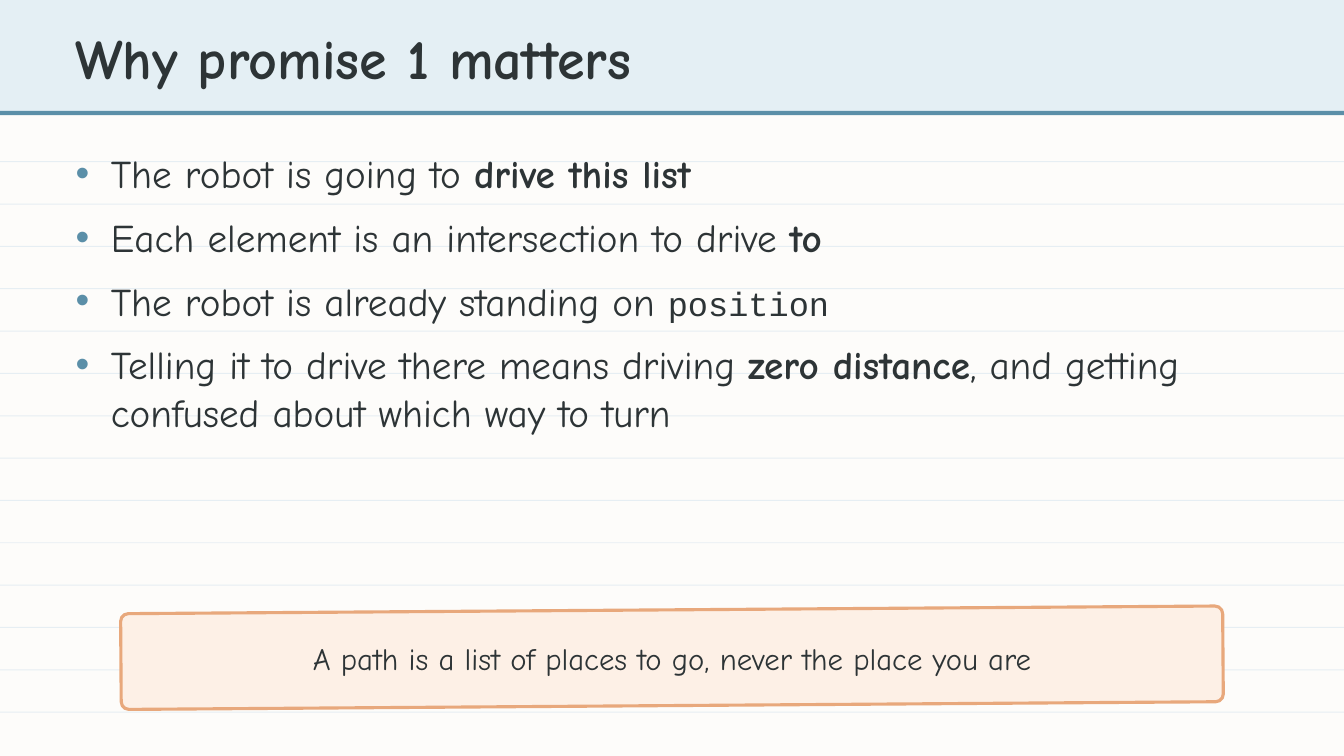
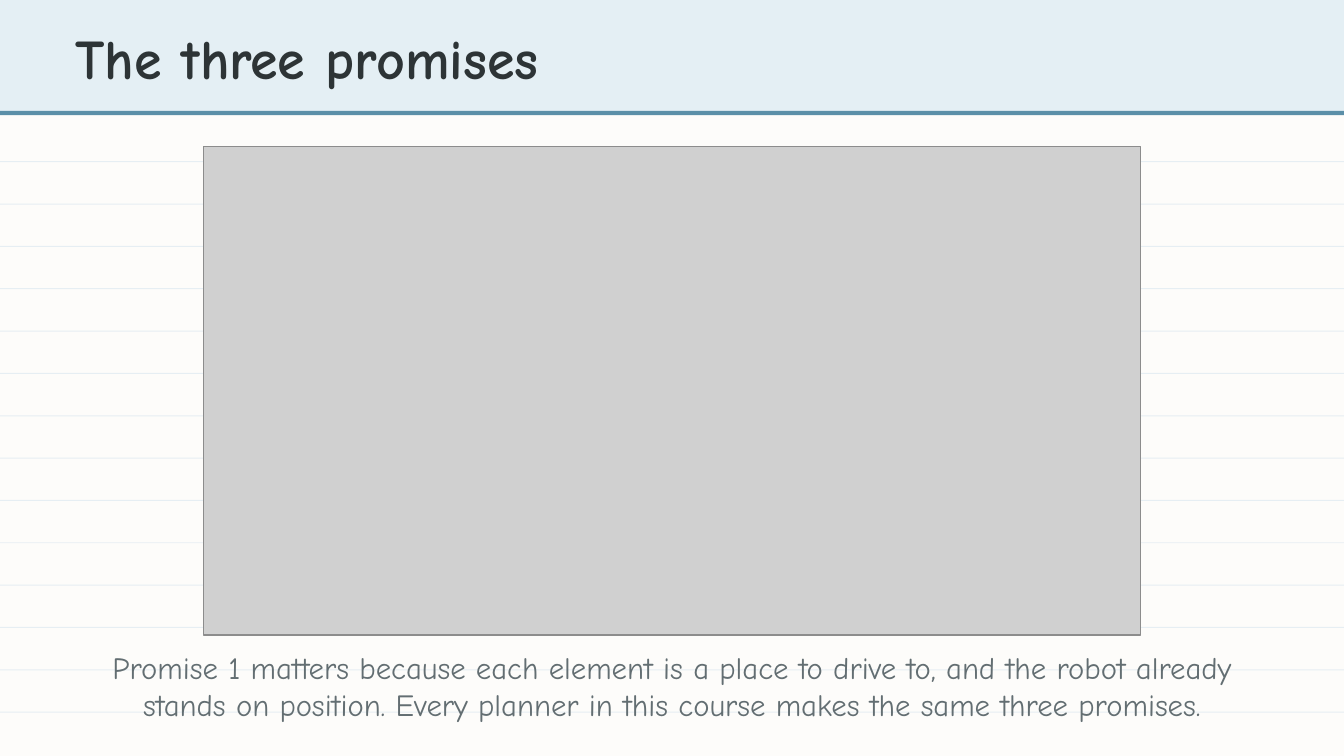
Before and after one commit to bradamiller/LearningPython, a slide deck: slide 8 of static/slides/module-04-manhattan/module-4-lesson-05-manhattan-function.pptx (slide 9 before the commit). Drawn at 1344x756 pixels with LibreOffice and Linux fonts; fonts in the diff are those of the drawing; grey boxes stand for pictures. Boxes give left, top, right and bottom in pixels: in the first picture for what was removed or moved away, otherwise in the second. Text is boxed around its words. In the diff, an @@ line names an element or a change of style, - is before the commit and + after.

```diff
--- a/static/slides/module-04-manhattan/module-4-lesson-05-manhattan-function.pptx
+++ b/static/slides/module-04-manhattan/module-4-lesson-05-manhattan-function.pptx
@@ text at (x1=76, y1=41, x2=538, y2=89): text changed @@
-Why promise 1 matters
+The three promises
@@ picture added at (x1=204, y1=146, x2=1141, y2=635) @@
@@ text removed at (x1=111, y1=161, x2=1179, y2=435) @@
-• The robot is going to drive this list
-• Each element is an intersection to drive to
-• The robot is already standing on position
-• Telling it to drive there means driving zero distance, and getting confused about which way to turn
@@ rounded rectangle removed at (x1=121, y1=606, x2=1223, y2=710) @@
@@ text added at (x1=112, y1=658, x2=1231, y2=722), 22 pt, text #636E72 @@
+Promise 1 matters because each element is a place to drive to, and the robot already stands on position. Every planner in this course makes the same three promises.
@@ text removed at (x1=313, y1=649, x2=1031, y2=676) @@
-A path is a list of places to go, never the place you are
```
Also in this commit, not shown: 7 other slides changed, 3 slides removed, 8 other files.
